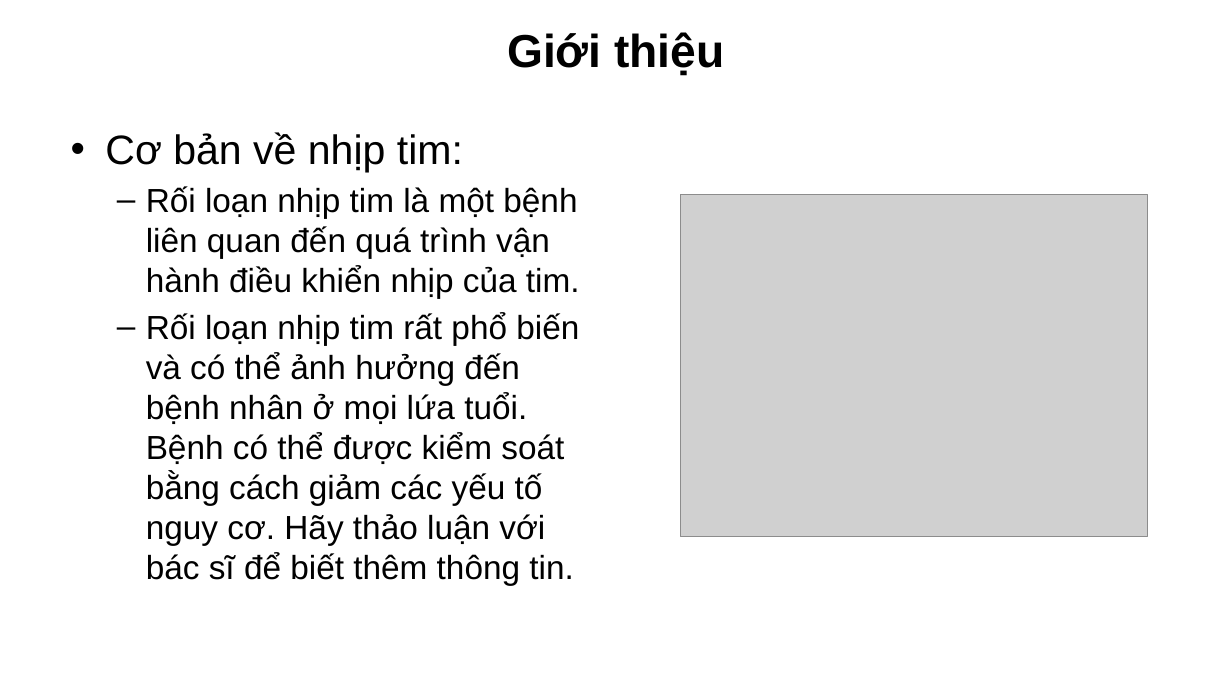
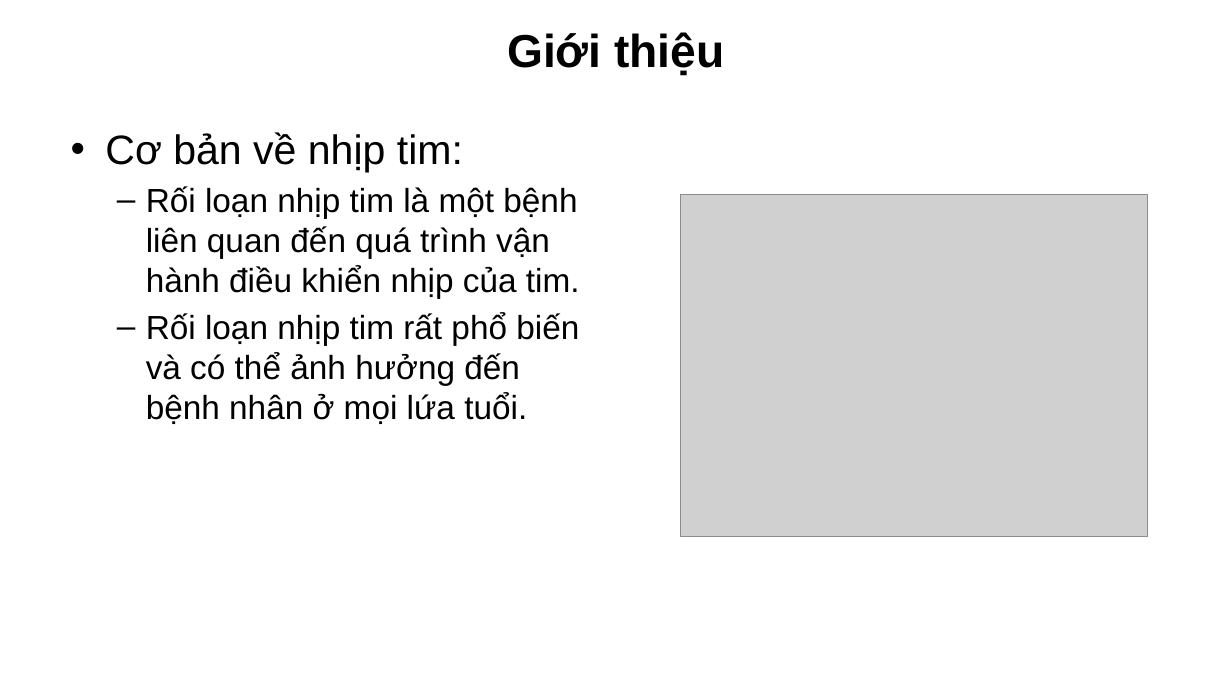
Before and after one commit to devalone2412/TLCN_DA3_MLearning, a slide deck: slide 3 of Machine Learning.pptx. Drawn at 1232x693 pixels with LibreOffice and Linux fonts; fonts in the diff are those of the drawing; grey boxes stand for pictures; background and template pictures are left out. Boxes give left, top, right and bottom in pixels: in the first picture for what was removed or moved away, otherwise in the second. Text is boxed around its words. In the diff, an @@ line names an element or a change of style, - is before the commit and + after.

```diff
--- a/Machine Learning.pptx
+++ b/Machine Learning.pptx
@@ text at box(146, 312, 579, 424): text changed @@
-  – Rối loạn nhịp tim rất phổ biến và có thể ảnh hưởng đến bệnh nhân ở mọi lứa tuổi. Bệnh có thể được kiểm soát bằng cách giảm các yếu tố nguy cơ. Hãy thảo luận với bác sĩ để biết thêm thông tin.
+  – Rối loạn nhịp tim rất phổ biến và có thể ảnh hưởng đến bệnh nhân ở mọi lứa tuổi.
```
Also in this commit, not shown: 13 other slides changed, 1 slide added, 3 slides removed.
